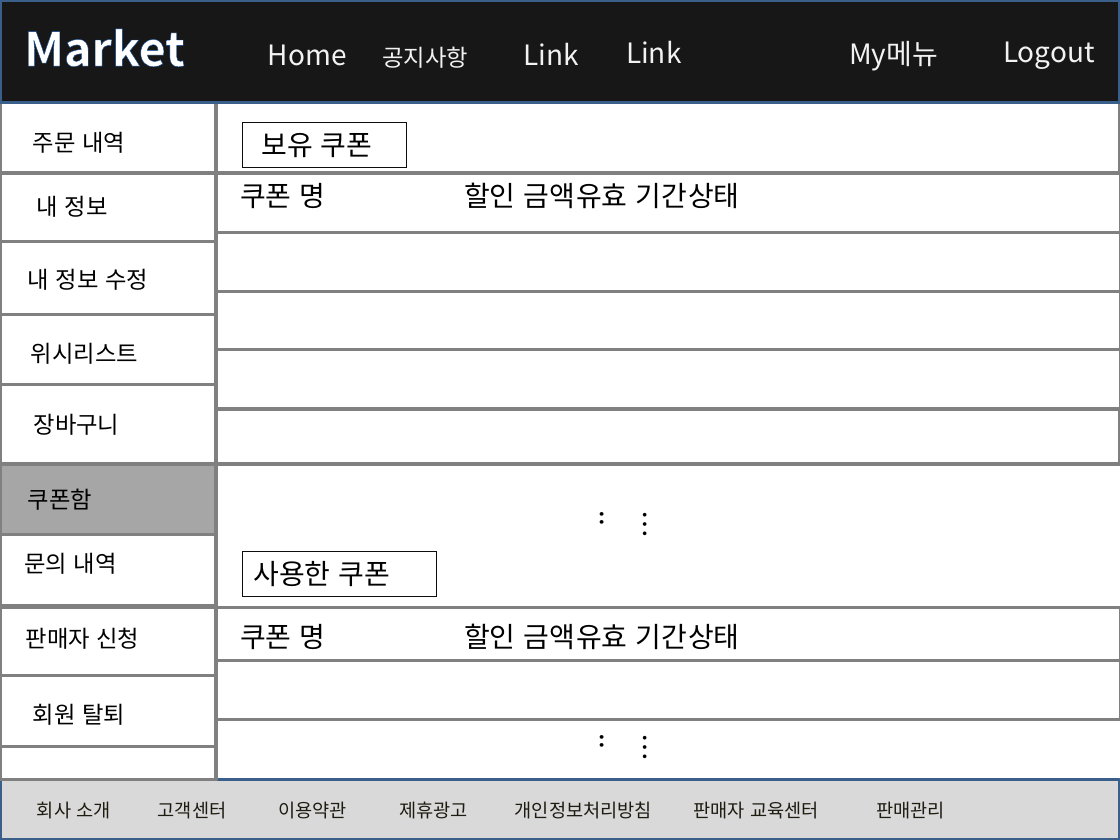
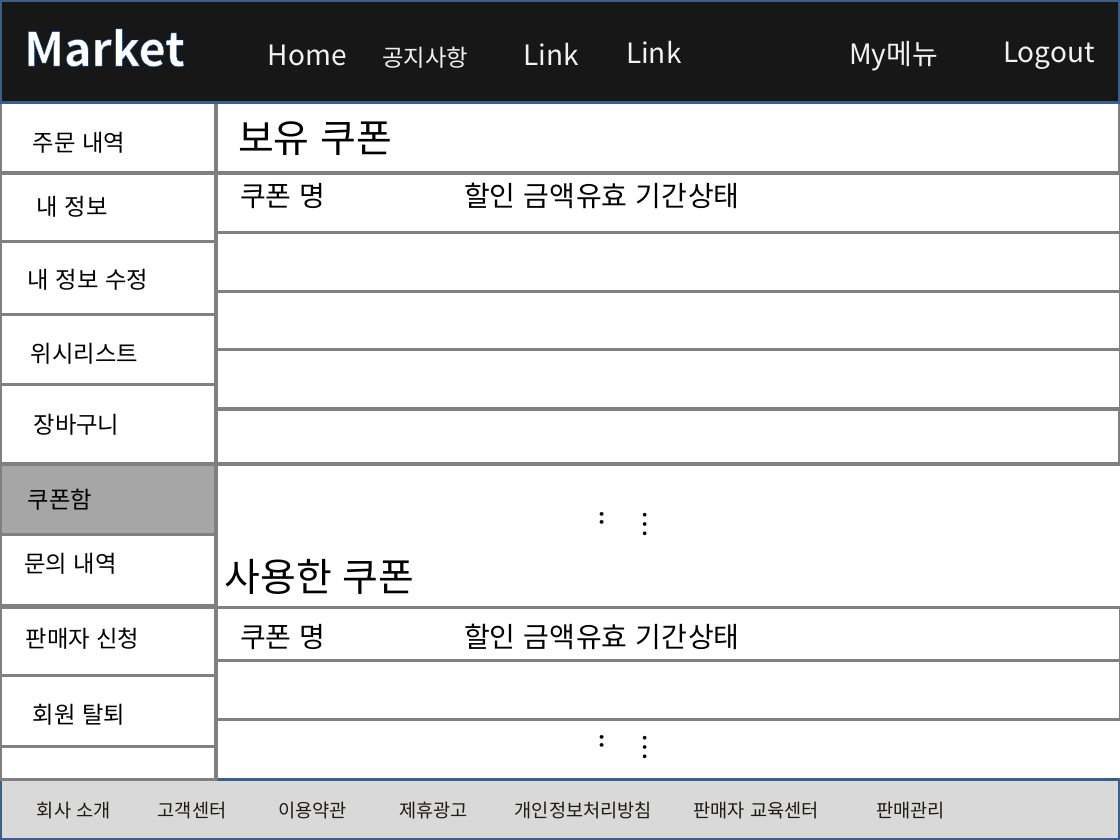
Before and after one commit to rosangels2/market, a slide deck: slide 22 of 포트폴리오/스토리보드/스토리보드.pptx. Drawn at 1120x840 pixels with LibreOffice and Linux fonts; fonts in the diff are those of the drawing. Boxes give left, top, right and bottom in pixels: in the first picture for what was removed or moved away, otherwise in the second. Text is boxed around its words. In the diff, an @@ line names an element or a change of style, - is before the commit and + after.

```diff
--- a/포트폴리오/스토리보드/스토리보드.pptx
+++ b/포트폴리오/스토리보드/스토리보드.pptx
@@ text "보유 쿠폰" at (x1=238, y1=121, x2=391, y2=155): size 18 to 25 pt; outline #0D0D0D 0.75 pt to none @@
@@ text "보유 쿠폰" moved from (x1=243, y1=122, x2=408, y2=167) to (x1=238, y1=121, x2=391, y2=155) @@
@@ text "사용한 쿠폰" moved from (x1=243, y1=551, x2=437, y2=596) to (x1=225, y1=559, x2=414, y2=594) @@
@@ text "사용한 쿠폰" at (x1=225, y1=559, x2=414, y2=594): size 18 to 25 pt; outline #0D0D0D 0.75 pt to none @@
```
Also in this commit, not shown: 3 other slides changed, 3 other files.
